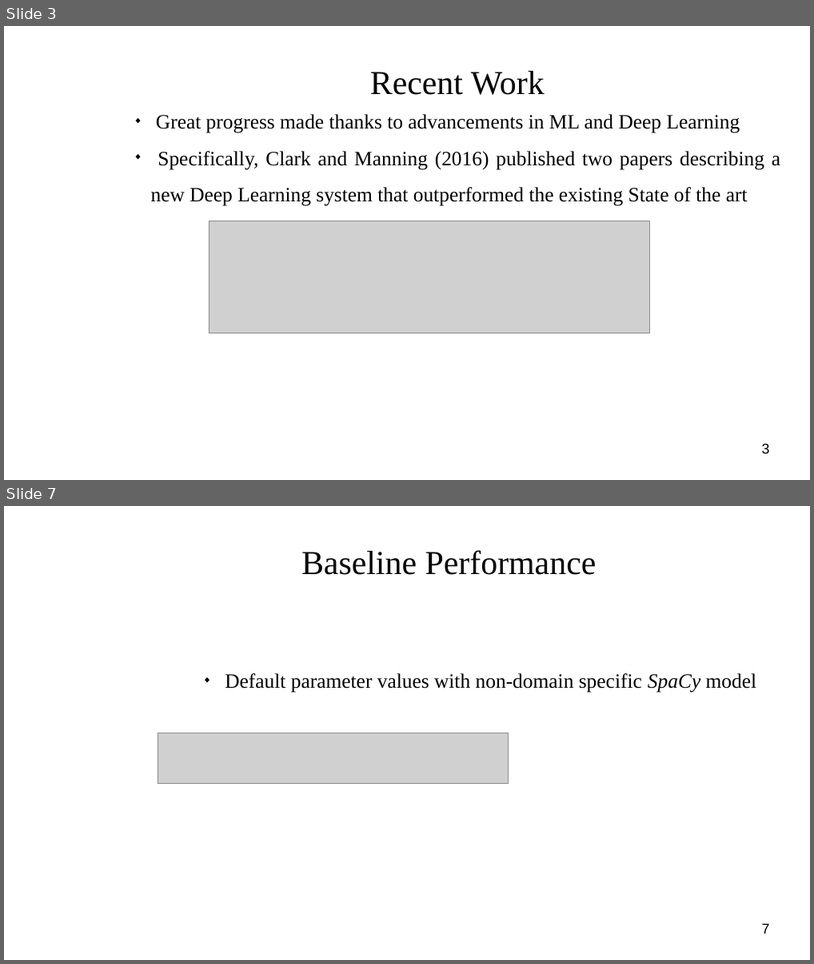
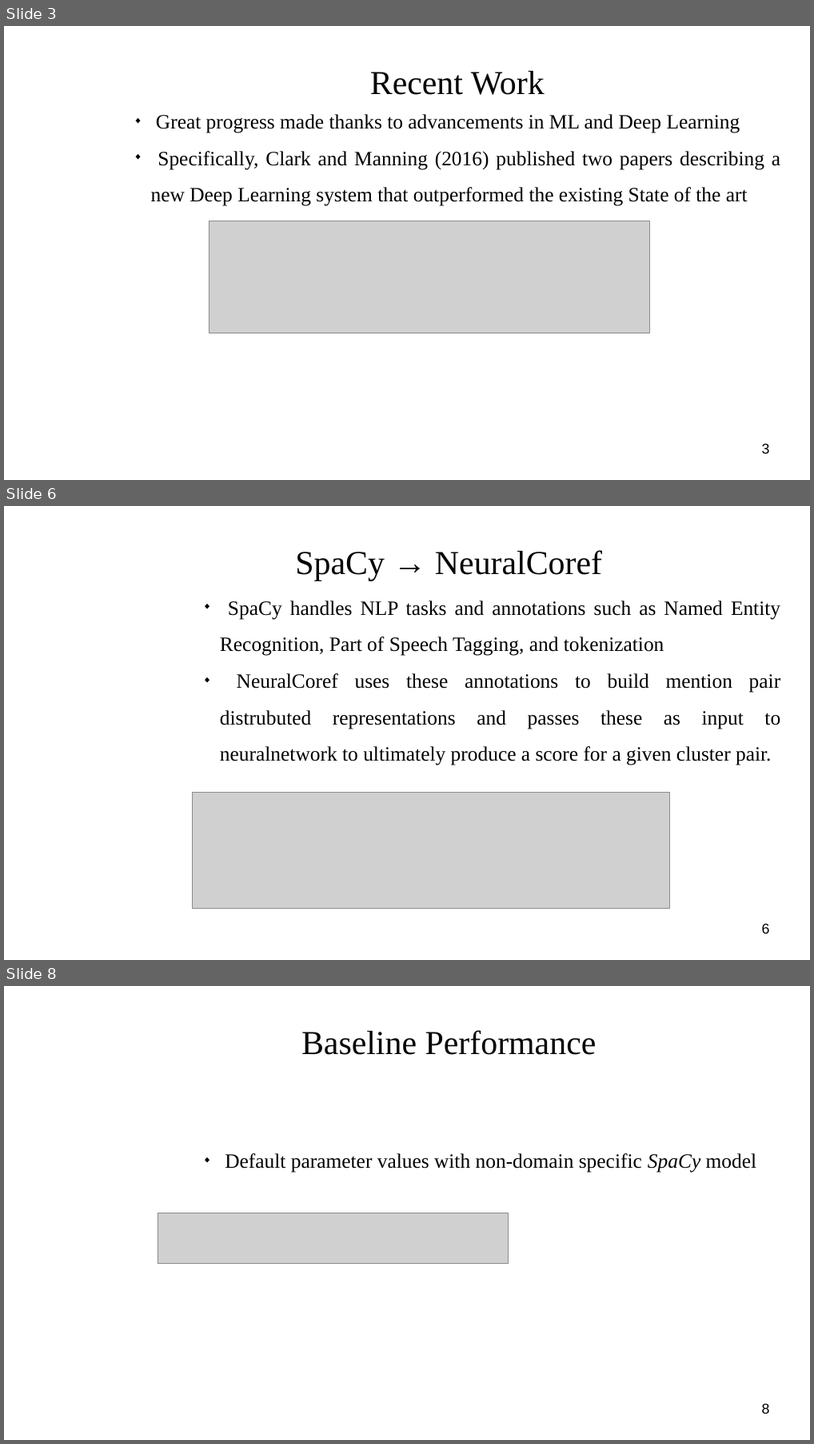
Before and after one commit to masonedmison/coref, a slide deck: documentation/presentation/cs710_presentation.odp. Shown one above the other, each under a label of ours: slides 3 and 7 before the commit, slides 3, 6 and 8 after it; the slides between them are not shown. The pictures are 814x964 and 814x1444 pixels, drawn with LibreOffice and Linux fonts; fonts in the diff are those of the drawing; grey boxes stand for pictures; background and template pictures are left out. Boxes give left, top, right and bottom in pixels: in the first picture for what was removed or moved away, otherwise in the second. Text is boxed around its words. In the diff, an @@ line names an element or a change of style, - is before the commit and + after.

```diff
--- a/documentation/presentation/cs710_presentation.odp
+++ b/documentation/presentation/cs710_presentation.odp
@@ slide 6 added at [4,506,810,960], background picture (left out) @@
@@ title added at [295,550,602,580], 33 pt, text #050505 @@
+SpaCy → NeuralCoref
@@ subtitle added at [220,600,782,765], 20 pt, text #000000 @@
+◆ SpaCy handles NLP tasks and annotations such as Named Entity Recognition, Part of Speech Tagging, and tokenization
+◆ NeuralCoref uses these annotations to build mention pair distrubuted representations and passes these as input to neuralnetwork to ultimately produce a score for a given cluster pair.
@@ picture added at [193,792,670,908] @@
@@ page number added at [762,923,770,933], 14 pt, text #000000 @@
+6
@@ what was slide 7 is now slide 8 @@
@@ page number at [762,1403,770,1413]: text changed @@
-7
+8
```
Also in this commit, not shown: 4 slides changed, 3 other slides added, 23 other files.
